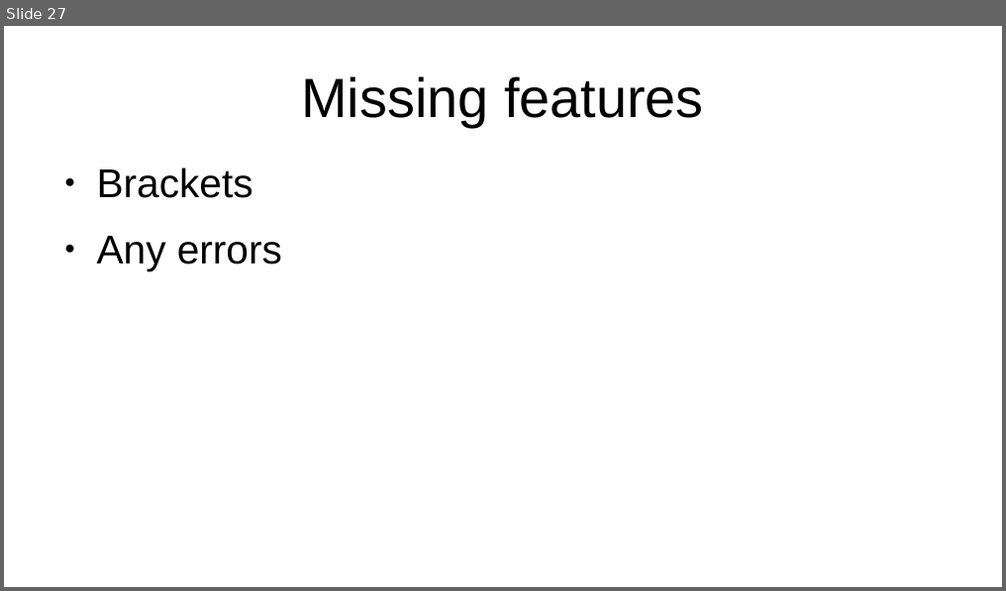
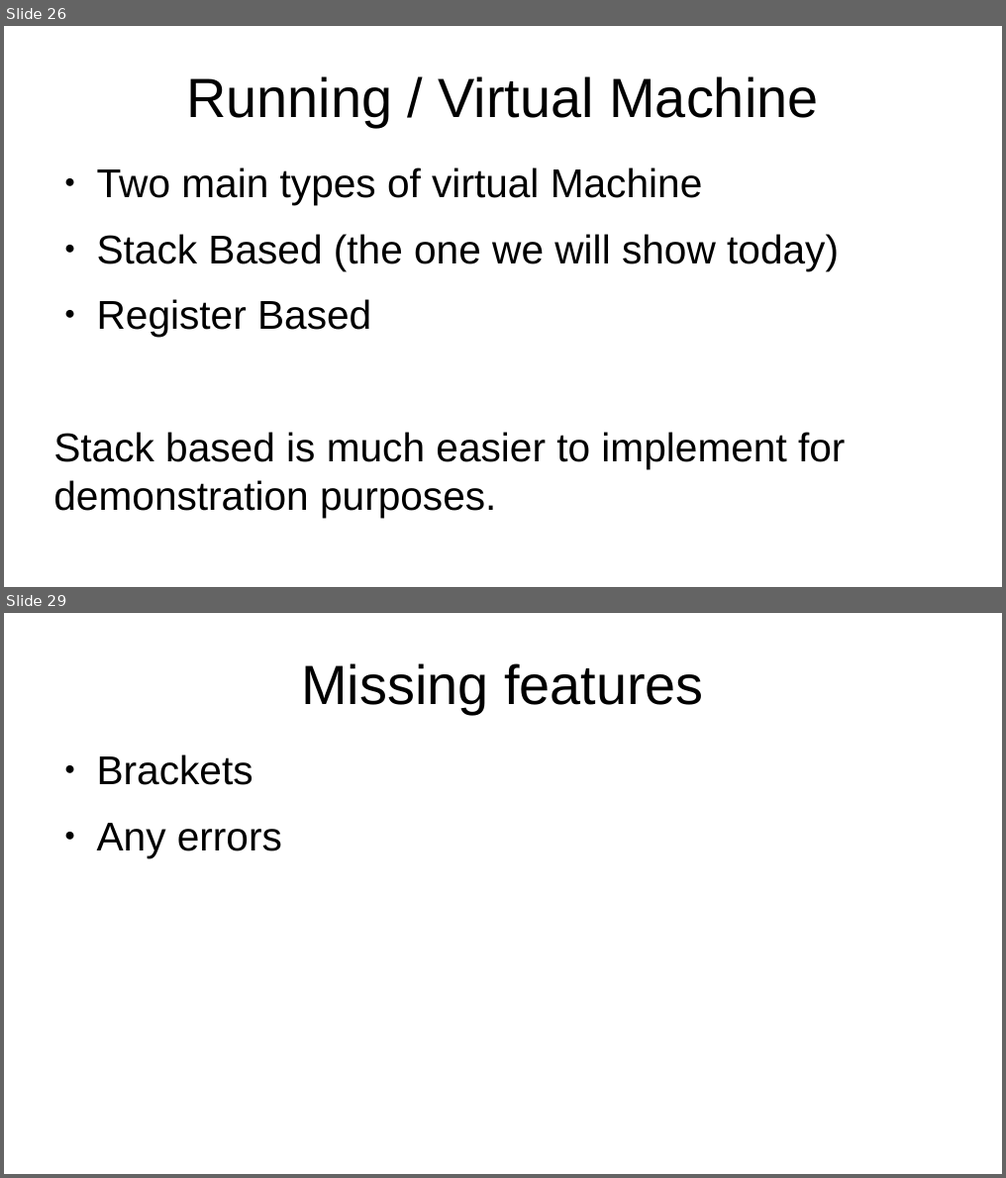
Before and after one commit to grab-a-byte/CalculatorCompiler, a slide deck: slides/Compiler Slides.odp. Shown one above the other, each under a label of ours: slide 27 before the commit, slides 26 and 29 after it; the slides between them are not shown. The pictures are 1006x591 and 1006x1178 pixels, drawn with LibreOffice and Linux fonts; fonts in the diff are those of the drawing. Boxes give left, top, right and bottom in pixels: in the first picture for what was removed or moved away, otherwise in the second. Text is boxed around its words. In the diff, an @@ line names an element or a change of style, - is before the commit and + after.

```diff
--- a/slides/Compiler Slides.odp
+++ b/slides/Compiler Slides.odp
@@ slide 26 added at [4, 26, 1002, 587], background #FFFFFF @@
@@ title added at [186, 76, 818, 127], 44 pt, text #000000 @@
+Running / Virtual Machine
@@ text added at [54, 168, 845, 470], 32 pt, text #000000 @@
+● Two main types of virtual Machine
+● Stack Based (the one we will show today)
+● Register Based
+Stack based is much easier to implement for demonstration purposes.
@@ what was slide 27 is now slide 29 @@
```
Also in this commit, not shown: 3 slides changed, 1 other slide added.
